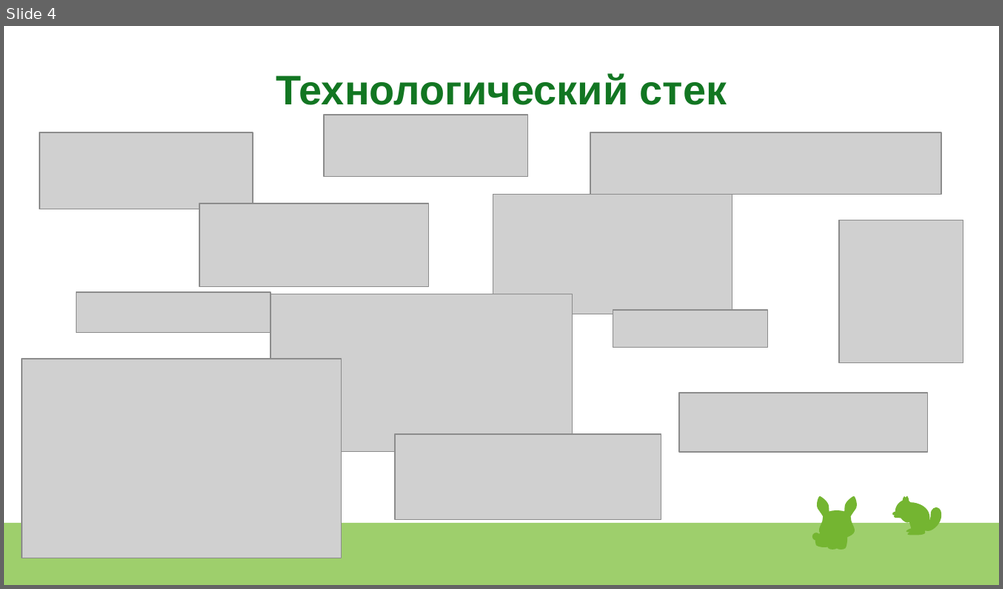
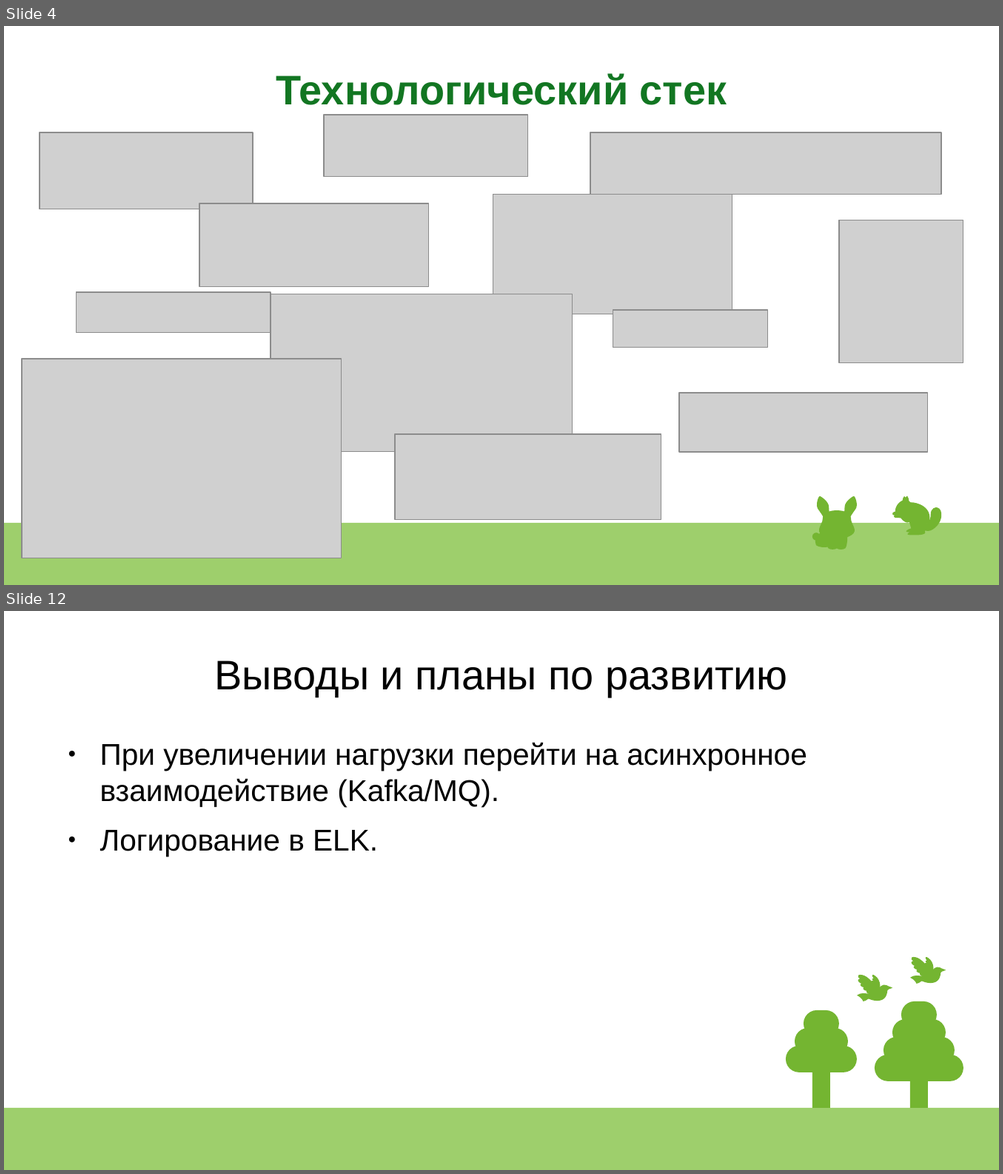
Before and after one commit to LenaLeonteva/OtusHW37Order, a slide deck: schemes/Project.odp. Shown one above the other, each under a label of ours: slide 4 before the commit, slides 4 and 12 after it; the slides between them are not shown. The pictures are 1003x589 and 1003x1174 pixels, drawn with LibreOffice and Linux fonts; fonts in the diff are those of the drawing; grey boxes stand for pictures. Boxes give left, top, right and bottom in pixels: in the first picture for what was removed or moved away, otherwise in the second. Text is boxed around its words. In the diff, an @@ line names an element or a change of style, - is before the commit and + after.

```diff
--- a/schemes/Project.odp
+++ b/schemes/Project.odp
@@ slide 12 added at (x1=4, y1=611, x2=999, y2=1170), background #FFFFFF; not listed: 1 template element that a slide beside it also shows @@
@@ title added at (x1=214, y1=661, x2=788, y2=697), 33 pt, text #000000 @@
+Выводы и планы по развитию
@@ text added at (x1=100, y1=742, x2=807, y2=856), 24 pt, text #000000 @@
+● При увеличении нагрузки перейти на асинхронное взаимодействие (Kafka/MQ).
+● Логирование в ELK.
@@ group added at (x1=910, y1=957, x2=945, y2=985): 8 freeform shapes @@
@@ group added at (x1=857, y1=976, x2=892, y2=1002): 8 freeform shapes @@
@@ rounded rectangle added at (x1=901, y1=1002, x2=936, y2=1029), fill #74B531 @@
@@ rounded rectangle added at (x1=794, y1=1029, x2=848, y2=1056), fill #74B531 @@
@@ rounded rectangle added at (x1=804, y1=1011, x2=839, y2=1038), fill #74B531 @@
@@ rectangle added at (x1=813, y1=1019, x2=831, y2=1108), fill #74B531 @@
@@ rounded rectangle added at (x1=892, y1=1019, x2=945, y2=1047), fill #74B531 @@
@@ rectangle added at (x1=910, y1=1019, x2=928, y2=1108), fill #74B531 @@
@@ rounded rectangle added at (x1=785, y1=1046, x2=857, y2=1073), fill #74B531 @@
@@ rounded rectangle added at (x1=883, y1=1037, x2=954, y2=1064), fill #74B531 @@
@@ rounded rectangle added at (x1=875, y1=1055, x2=963, y2=1082), fill #74B531 @@
```
Also in this commit, not shown: 5 slides changed, 4 other slides added, 1 slide removed, 4 other files.
